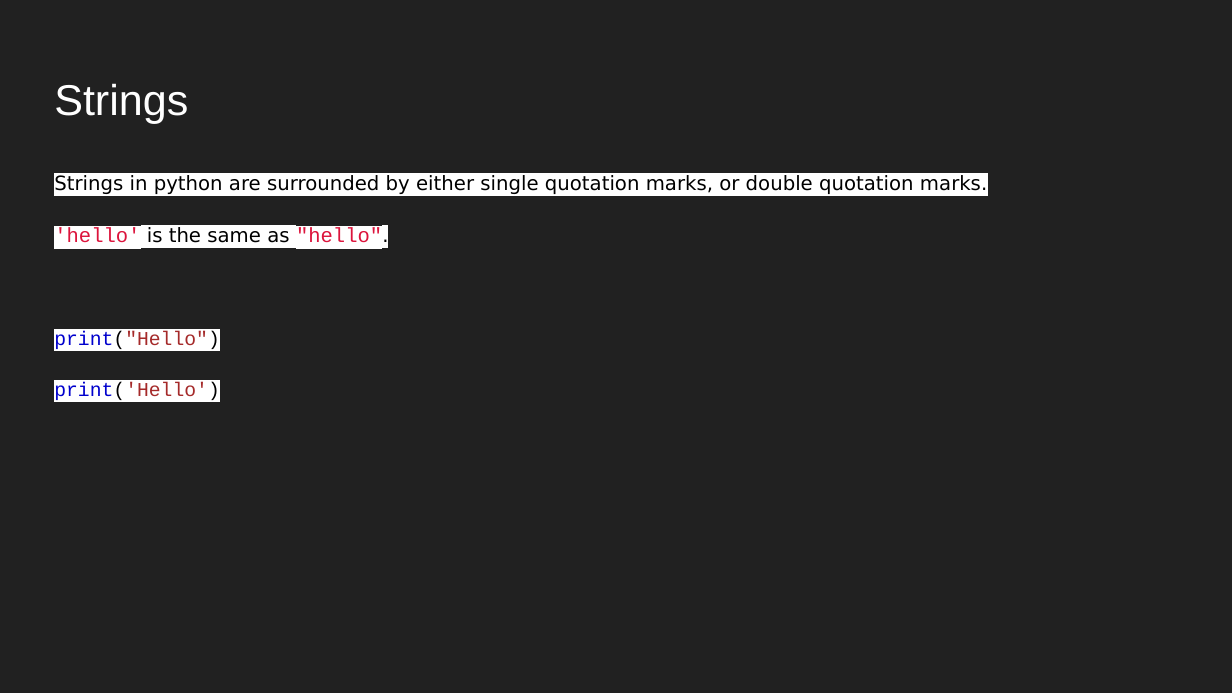
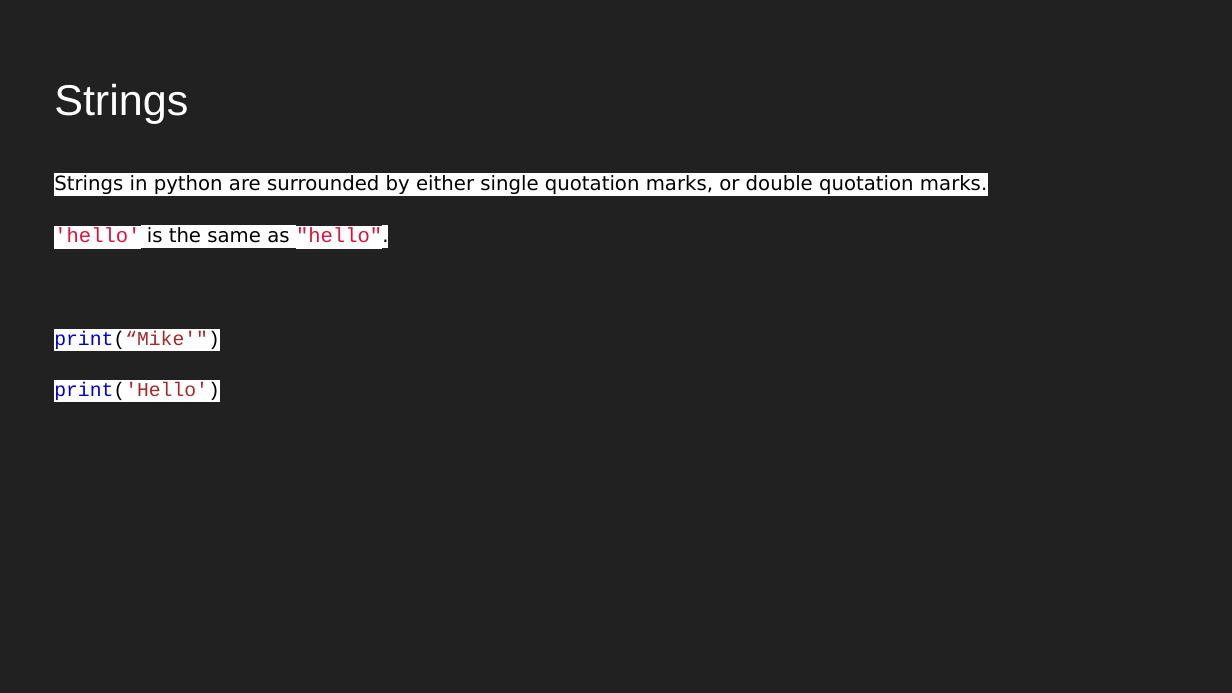
Before and after one commit to nsolaf1/Technology_Programming, a slide deck: slide 8 of Slides/Lesson 9 Data Types .pptx. Drawn at 1232x693 pixels with LibreOffice and Linux fonts; fonts in the diff are those of the drawing. Boxes give left, top, right and bottom in pixels: in the first picture for what was removed or moved away, otherwise in the second. Text is boxed around its words. In the diff, an @@ line names an element or a change of style, - is before the commit and + after.

```diff
--- a/Slides/Lesson 9 Data Types .pptx
+++ b/Slides/Lesson 9 Data Types .pptx
@@ text at box(54, 331, 220, 349): text changed @@
-print("Hello")
+print(“Mike'")
```
Also in this commit, not shown: 12 other slides changed, 6 other files.
